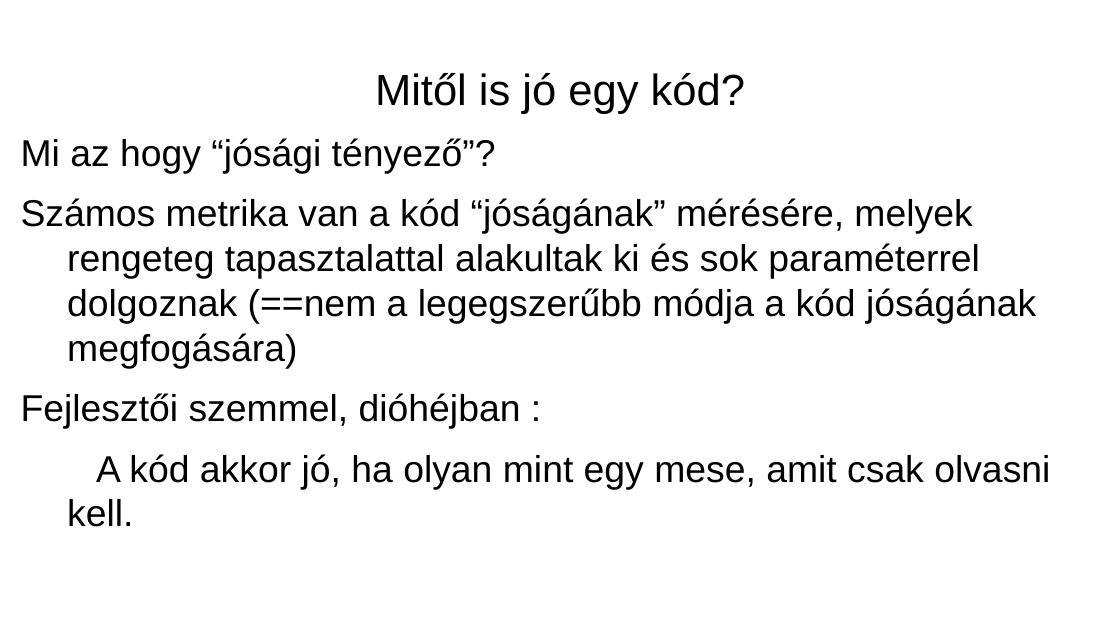
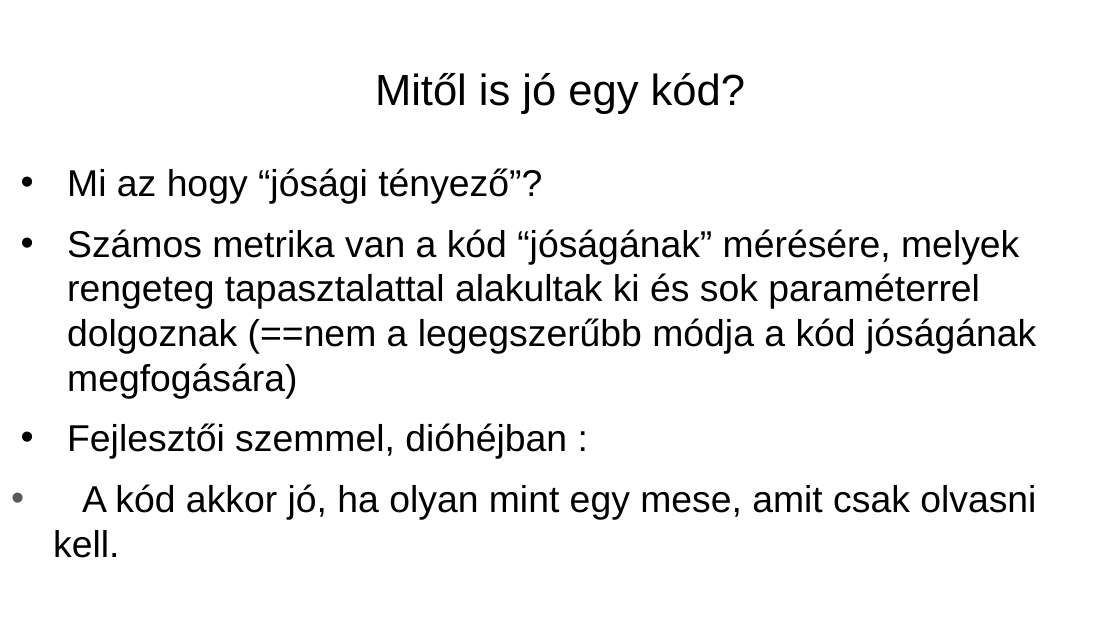
Before and after one commit to NNGSzegedAndUSzegedCollaboration/NNGSzegedAndUSzegedCollaboration.github.io, a slide deck: slide 3 of slideshows/grafreprezentacio.pptx. Drawn at 1120x630 pixels with LibreOffice and Linux fonts; fonts in the diff are those of the drawing. Boxes give left, top, right and bottom in pixels: in the first picture for what was removed or moved away, otherwise in the second. Text is boxed around its words. In the diff, an @@ line names an element or a change of style, - is before the commit and + after.

```diff
--- a/slideshows/grafreprezentacio.pptx
+++ b/slideshows/grafreprezentacio.pptx
@@ text "Mi az hogy “jósági tényező”?" at (53,168,1036,558): bullet none to • @@
```
Also in this commit, not shown: 5 other slides changed, 2 slides removed.
